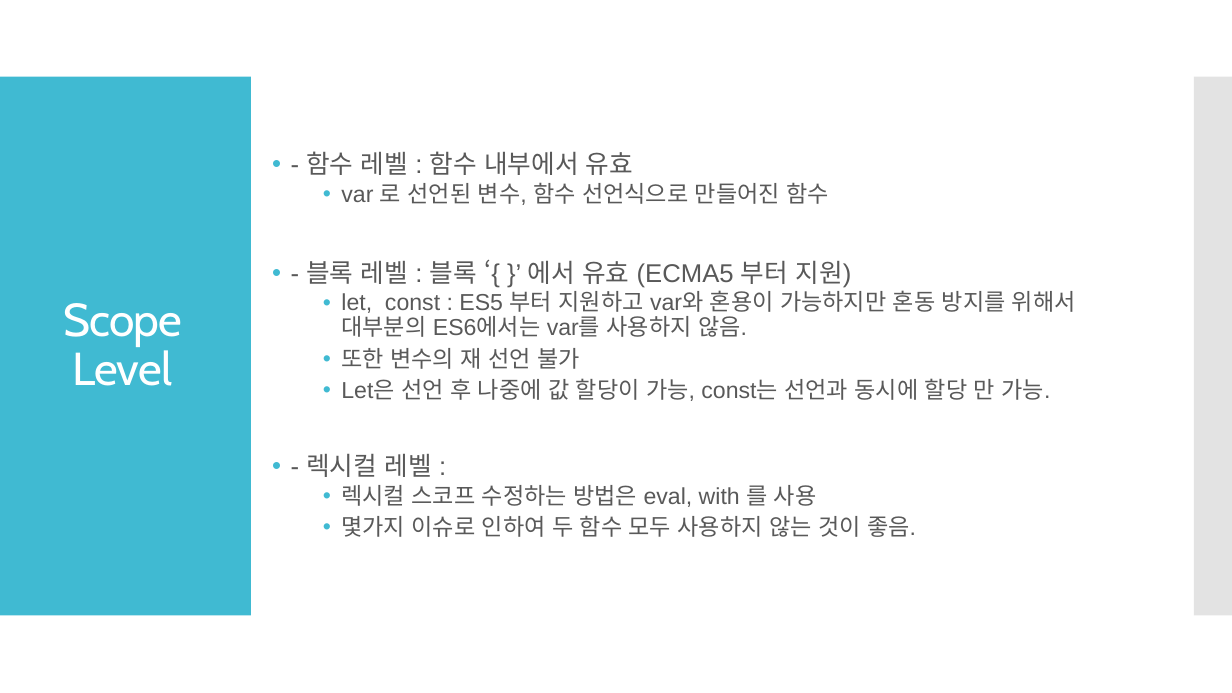
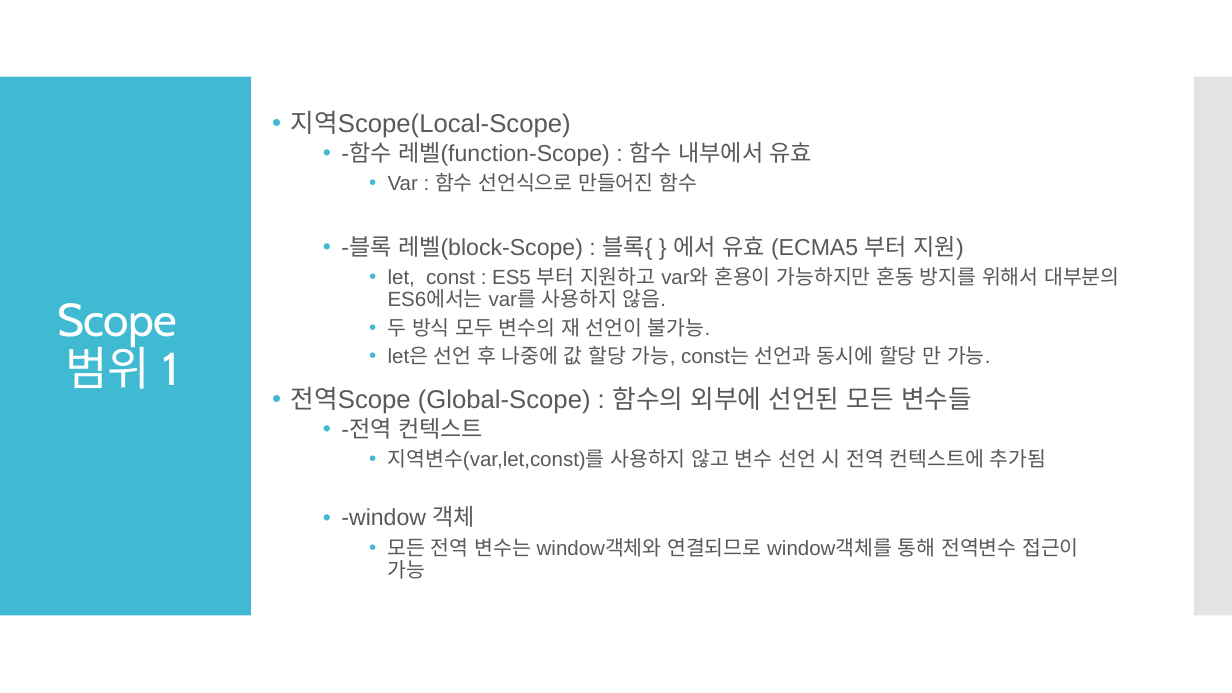
Before and after one commit to Laon63/Study_Javascript, a slide deck: slide 3 of JS 스코프와 클로저.pptx. Drawn at 1232x693 pixels with LibreOffice and Linux fonts; fonts in the diff are those of the drawing. Boxes give left, top, right and bottom in pixels: in the first picture for what was removed or moved away, otherwise in the second. Text is boxed around its words. In the diff, an @@ line names an element or a change of style, - is before the commit and + after.

Commit message:
수정

```diff
--- a/JS 스코프와 클로저.pptx
+++ b/JS 스코프와 클로저.pptx
@@ text at (x1=291, y1=111, x2=964, y2=260): text changed; size 20 to 18 pt @@
-• - 함수 레벨 : 함수 내부에서 유효
-  • var 로 선언된 변수, 함수 선언식으로 만들어진 함수
-• - 블록 레벨 : 블록 ‘{ }’ 에서 유효 (ECMA5 부터 지원)
+• 지역Scope(Local-Scope)
+  • -함수 레벨(function-Scope) : 함수 내부에서 유효
+    • Var : 함수 선언식으로 만들어진 함수
+  • -블록 레벨(block-Scope) : 블록{ } 에서 유효 (ECMA5 부터 지원)
@@ text at (x1=388, y1=267, x2=1119, y2=308): size 18 to 16 pt in "let, const : ES5 부터 지원하고 var와 ..."; list level 2 to 3 in "let, const : ES5 부터 ..." @@
@@ title at (x1=58, y1=303, x2=178, y2=389): text changed @@
-Scope Level
+Scope
+범위 1
@@ text at (x1=291, y1=318, x2=1079, y2=579): text changed; size 18 to 16 pt @@
-  • 또한 변수의 재 선언 불가
-  • Let은 선언 후 나중에 값 할당이 가능, const는 선언과 동시에 할당 만 가능.
-• - 렉시컬 레벨 :
-  • 렉시컬 스코프 수정하는 방법은 eval, with 를 사용
-  • 몇가지 이슈로 인하여 두 함수 모두 사용하지 않는 것이 좋음.
+    • 두 방식 모두 변수의 재 선언이 불가능.
+    • let은 선언 후 나중에 값 할당 가능, const는 선언과 동시에 할당 만 가능.
+• 전역Scope (Global-Scope) : 함수의 외부에 선언된 모든 변수들
+  • -전역 컨텍스트
+    • 지역변수(var,let,const)를 사용하지 않고 변수 선언 시 전역 컨텍스트에 추가됨
+  • -window 객체
+    • 모든 전역 변수는 window객체와 연결되므로 window객체를 통해 전역변수 접근이 가능
```
Also in this commit, not shown: 4 other slides changed, 8 slides added, 1 slide removed.
